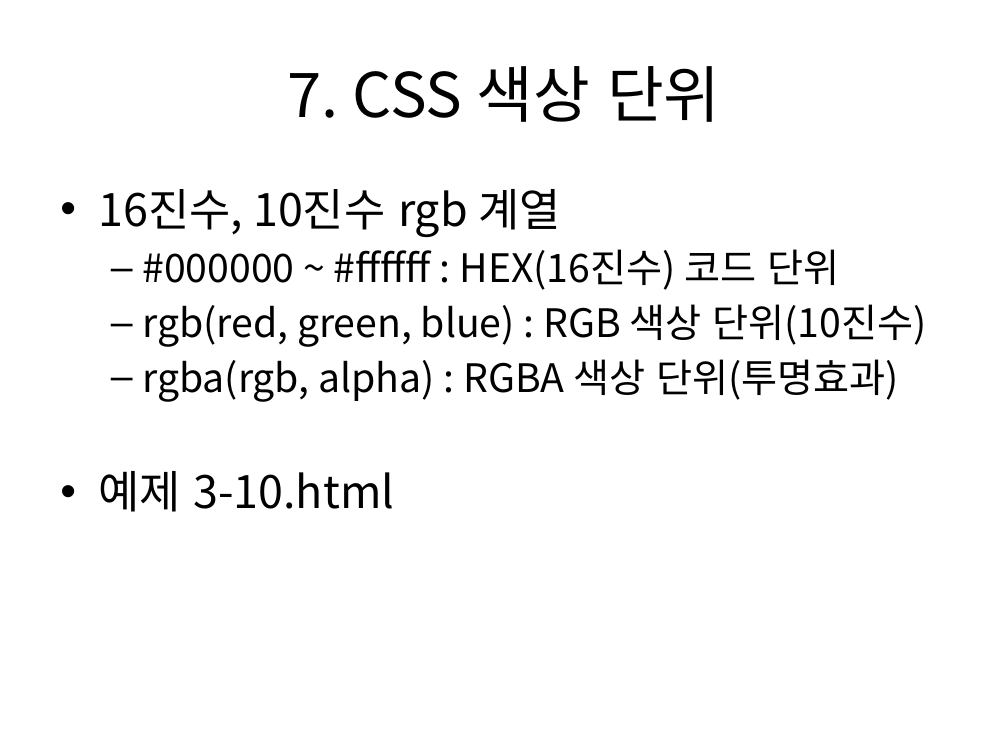
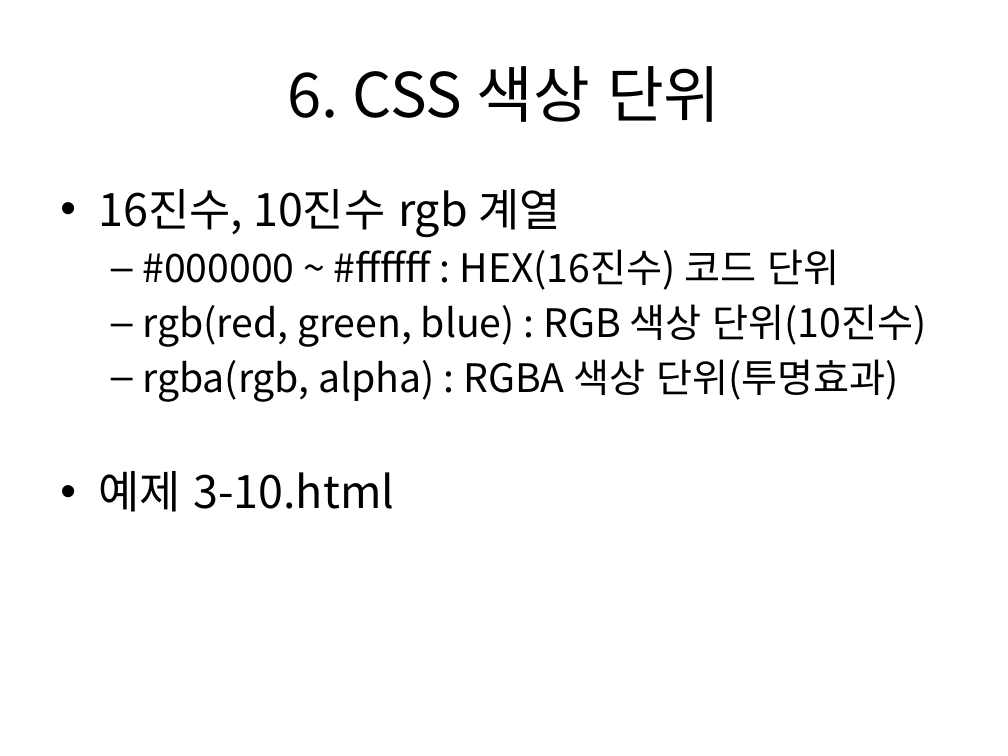
Before and after one commit to kdkcom1234/git2021, a slide deck: slide 9 of 1-html-css/03. CSS3 선택자 및 스타일 속성(1).pptx. Drawn at 1008x756 pixels with LibreOffice and Linux fonts; fonts in the diff are those of the drawing. Boxes give left, top, right and bottom in pixels: in the first picture for what was removed or moved away, otherwise in the second. Text is boxed around its words. In the diff, an @@ line names an element or a change of style, - is before the commit and + after.

```diff
--- a/1-html-css/03. CSS3 선택자 및 스타일 속성(1).pptx
+++ b/1-html-css/03. CSS3 선택자 및 스타일 속성(1).pptx
@@ title at (287,66,720,122): text changed @@
-7. CSS 색상 단위
+6. CSS 색상 단위
```
Also in this commit, not shown: 12 other slides changed.
